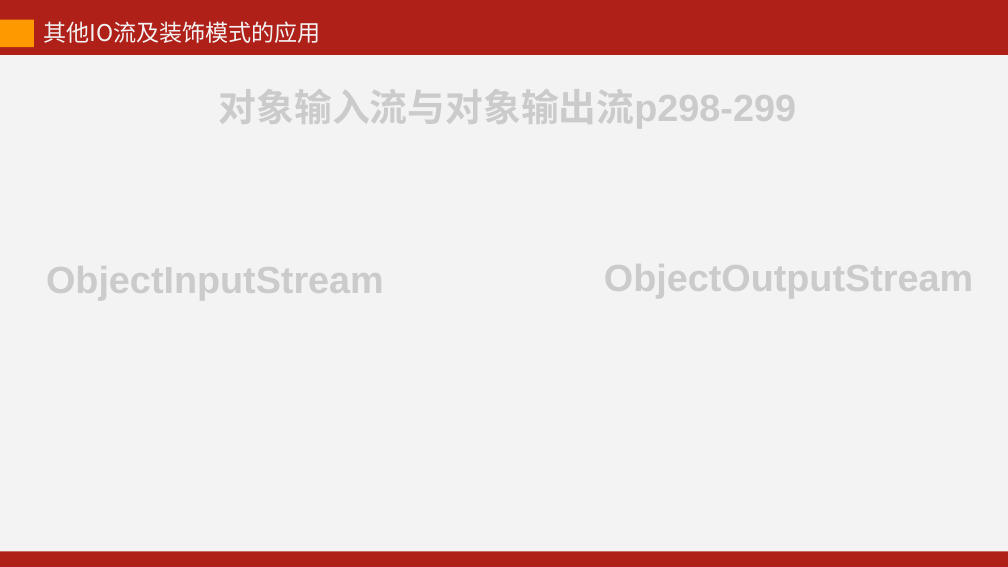
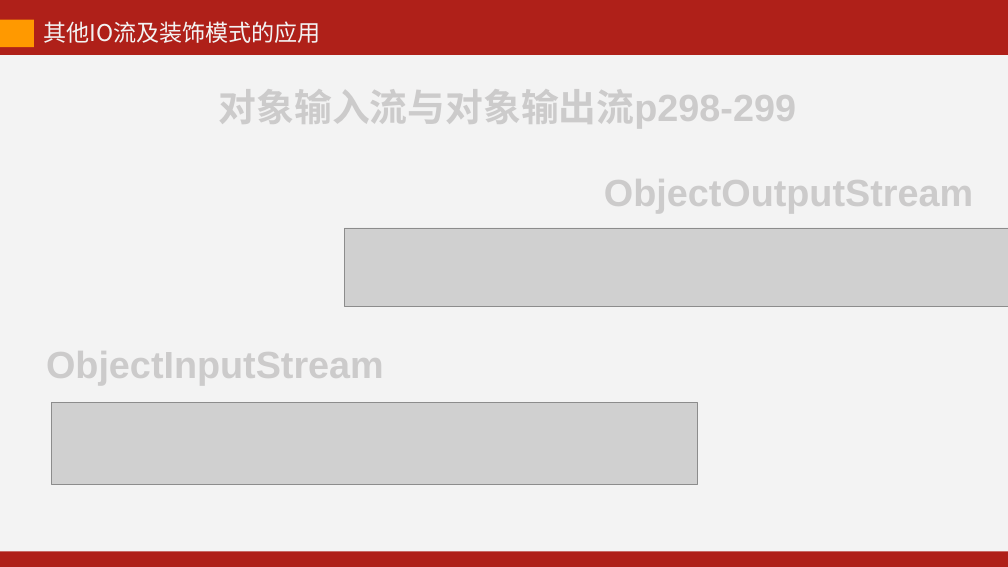
Before and after one commit to kevinjoyce/JavaCourseWare, a slide deck: slide 6 of PPT/每次课PPT/12 IO（输入输出）-2.pptx. Drawn at 1008x567 pixels with LibreOffice and Linux fonts; fonts in the diff are those of the drawing; grey boxes stand for pictures. Boxes give left, top, right and bottom in pixels: in the first picture for what was removed or moved away, otherwise in the second. Text is boxed around its words. In the diff, an @@ line names an element or a change of style, - is before the commit and + after.

```diff
--- a/PPT/每次课PPT/12 IO（输入输出）-2.pptx
+++ b/PPT/每次课PPT/12 IO（输入输出）-2.pptx
@@ text "ObjectOutputStream": place and size @@
-text "ObjectOutputStream" at (604, 257, 973, 299)
+text "ObjectOutputStream" at (604, 172, 973, 214)
@@ picture added at (345, 228, 1008, 307) @@
@@ text "ObjectInputStream": place and size @@
-text "ObjectInputStream" at (46, 259, 384, 301)
+text "ObjectInputStream" at (46, 344, 384, 386)
@@ picture added at (51, 402, 697, 484) @@
```
Also in this commit, not shown: 7 other slides changed, 5 slides added, 9 other files.
